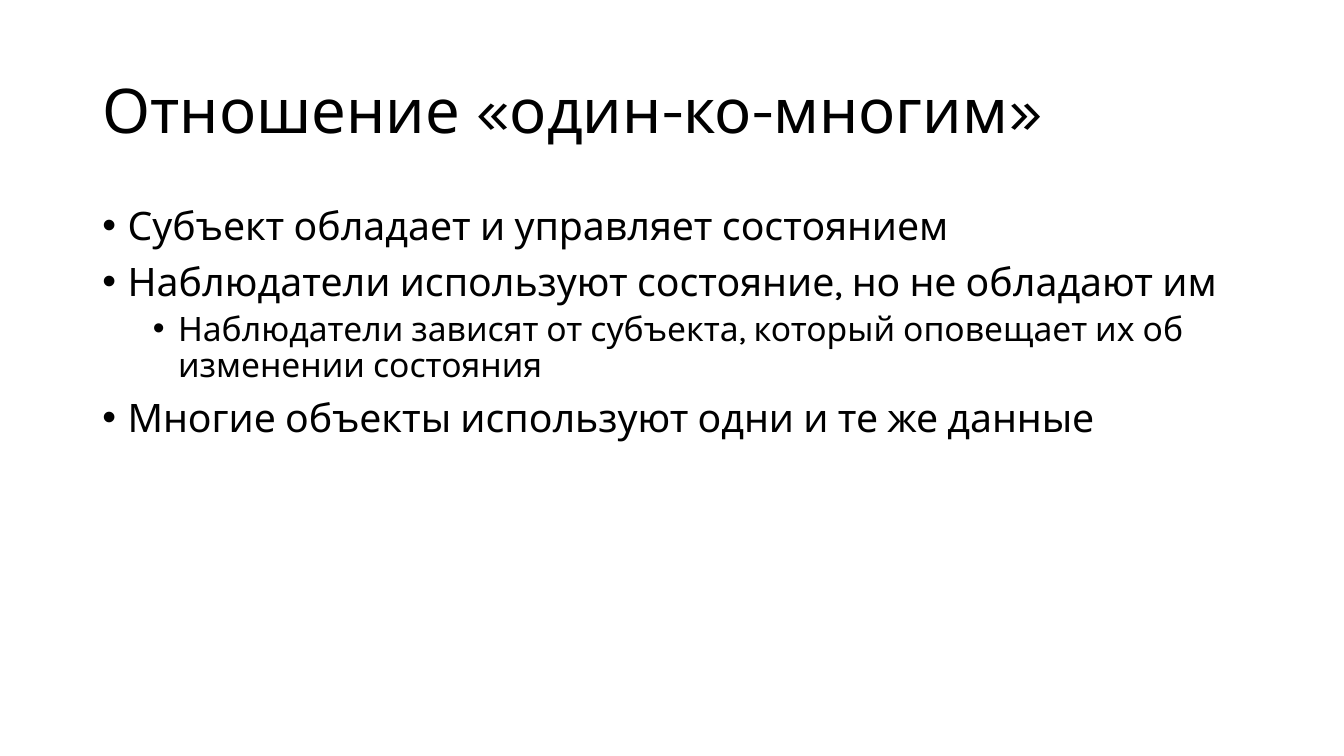
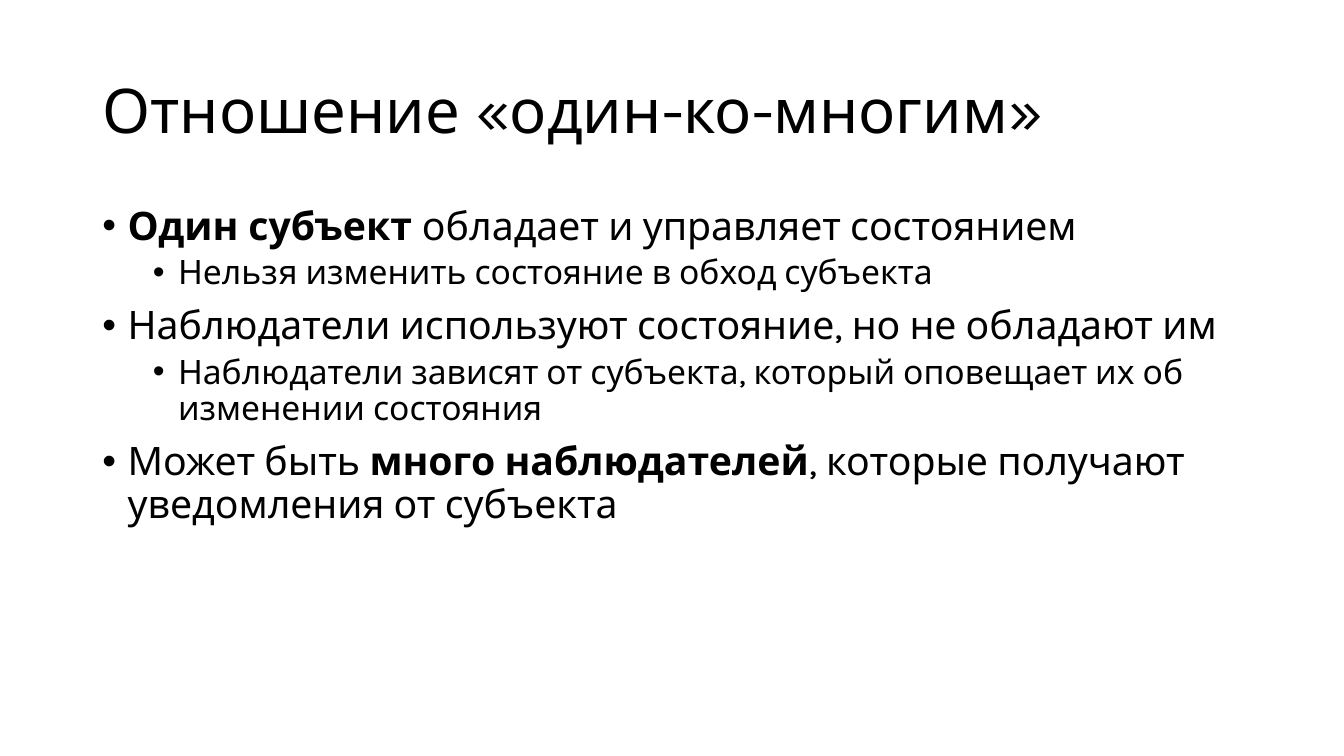
Before and after one commit to alexey-malov/ood, a slide deck: slide 22 of lectures/02.observer/observer.pptx (slide 23 before the commit). Drawn at 1344x756 pixels with LibreOffice and Linux fonts; fonts in the diff are those of the drawing. Boxes give left, top, right and bottom in pixels: in the first picture for what was removed or moved away, otherwise in the second. Text is boxed around its words. In the diff, an @@ line names an element or a change of style, - is before the commit and + after.

```diff
--- a/lectures/02.observer/observer.pptx
+++ b/lectures/02.observer/observer.pptx
@@ text at box(128, 210, 1077, 292): text changed @@
-• Субъект обладает и управляет состоянием
+• Один субъект обладает и управляет состоянием
+  • Нельзя изменить состояние в обход субъекта
@@ text at box(128, 444, 1185, 528): text changed @@
-• Многие объекты используют одни и те же данные
+• Может быть много наблюдателей, которые получают уведомления от субъекта
```
Also in this commit, not shown: 17 other slides changed, 2 slides added, 2 slides removed, 2 other files.
